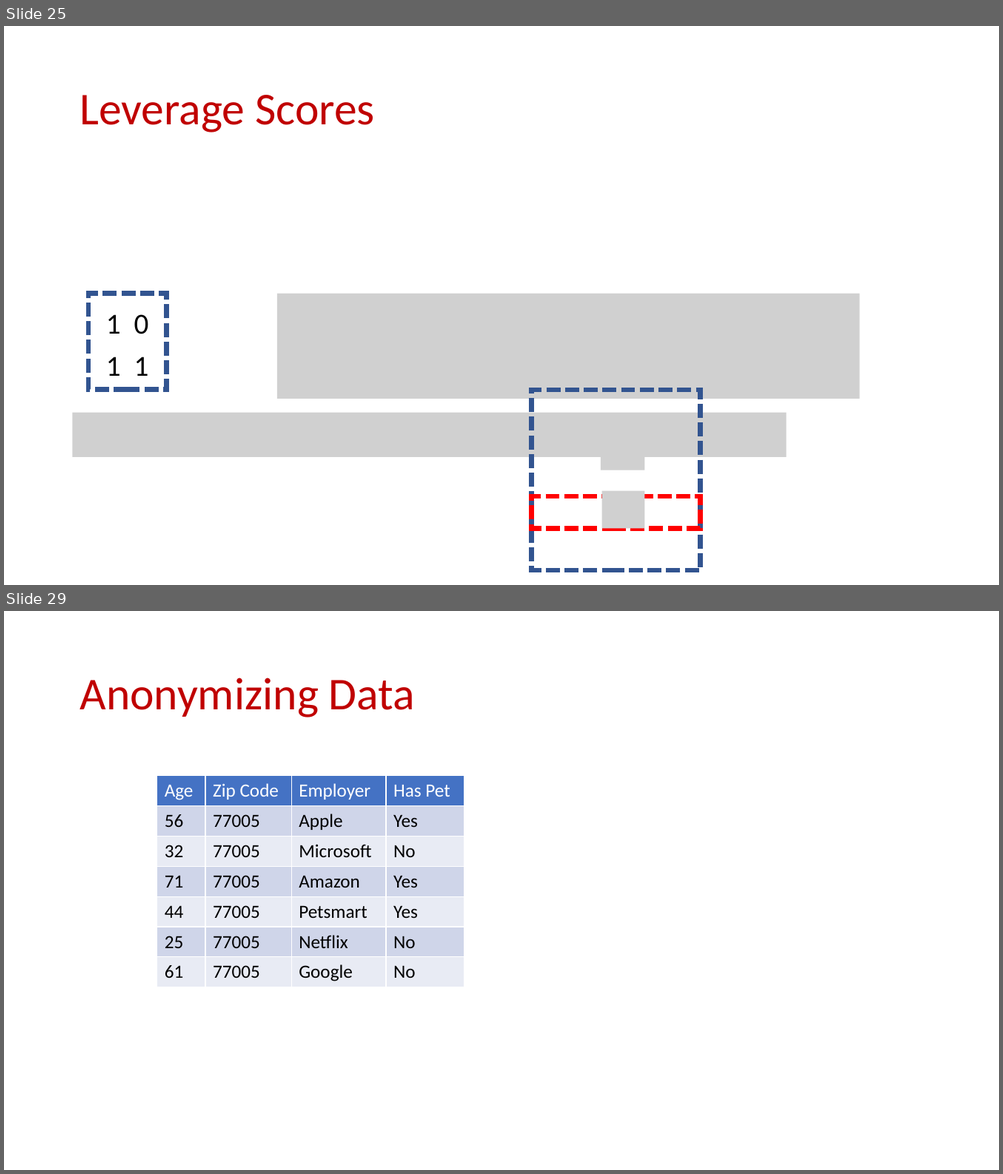
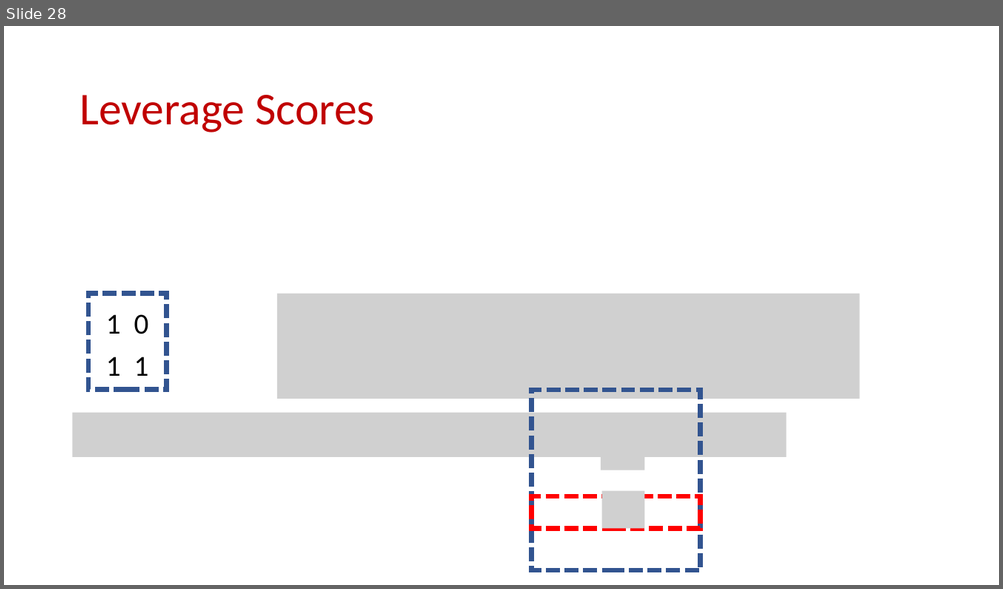
Before and after one commit to samsonzhou/samsonzhou.github.io, a slide deck: CSCE689-23/L31.pptx. Shown one above the other, each under a label of ours: slides 25 and 29 before the commit, slide 28 after it; the slides between them are not shown. The pictures are 1003x1174 and 1003x589 pixels, drawn with LibreOffice and Linux fonts; fonts in the diff are those of the drawing; grey boxes stand for pictures. Boxes give left, top, right and bottom in pixels: in the first picture for what was removed or moved away, otherwise in the second. Text is boxed around its words. In the diff, an @@ line names an element or a change of style, - is before the commit and + after.

```diff
--- a/CSCE689-23/L31.pptx
+++ b/CSCE689-23/L31.pptx
@@ slide 29 removed at [4, 611, 999, 1170], background #FFFFFF @@
@@ title removed at [79, 678, 415, 718] @@
-Anonymizing Data
@@ table removed at [157, 776, 464, 988], 7 rows, 4 columns @@
-Age | Zip Code | Employer | Has Pet
-56 | 77005 | Apple | Yes
-32 | 77005 | Microsoft | No
-71 | 77005 | Amazon | Yes
-44 | 77005 | Petsmart | Yes
-25 | 77005 | Netflix | No
-61 | 77005 | Google | No
@@ what was slide 25 is now slide 28 @@
```
Also in this commit, not shown: 3 slides added, 20 other slides removed, 3 other files.
